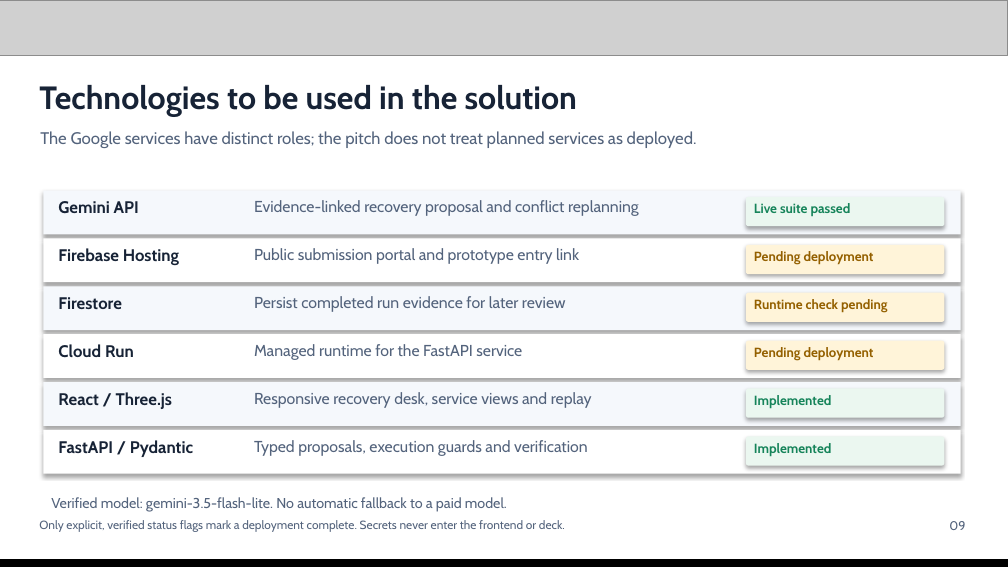
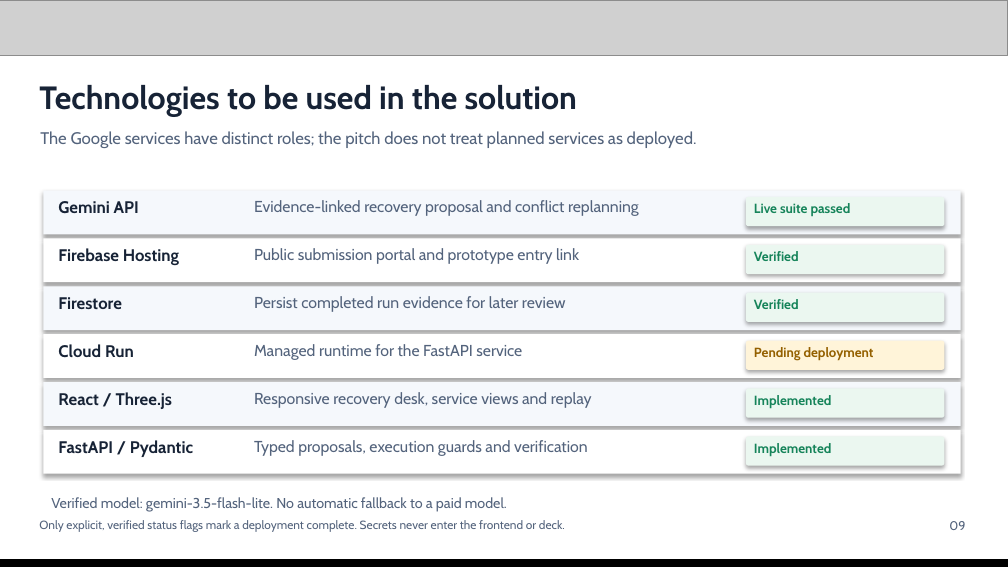
Before and after one commit to abhi14dodiya/workflow-rescue-sustainx, a slide deck: slide 9 of docs/Workflow-Rescue-Official-Pitch.pptx. Drawn at 1008x567 pixels with LibreOffice and Linux fonts; fonts in the diff are those of the drawing; grey boxes stand for pictures. Boxes give left, top, right and bottom in pixels: in the first picture for what was removed or moved away, otherwise in the second. Text is boxed around its words. In the diff, an @@ line names an element or a change of style, - is before the commit and + after.

Commit message:
Publish final submission materials and verified Gemini evidence

```diff
--- a/docs/Workflow-Rescue-Official-Pitch.pptx
+++ b/docs/Workflow-Rescue-Official-Pitch.pptx
@@ rounded rectangle at box(746, 245, 944, 274): fill #FFF4D9 to #EBF7F0 @@
@@ text at box(754, 251, 799, 261): text changed; text colour #946000 to #16845A @@
-Pending deployment
+Verified
@@ rounded rectangle at box(746, 292, 944, 322): fill #FFF4D9 to #EBF7F0 @@
@@ text at box(754, 299, 799, 309): text changed; text colour #946000 to #16845A @@
-Runtime check pending
+Verified
```
Also in this commit, not shown: 6 other slides changed, 20 other files.
